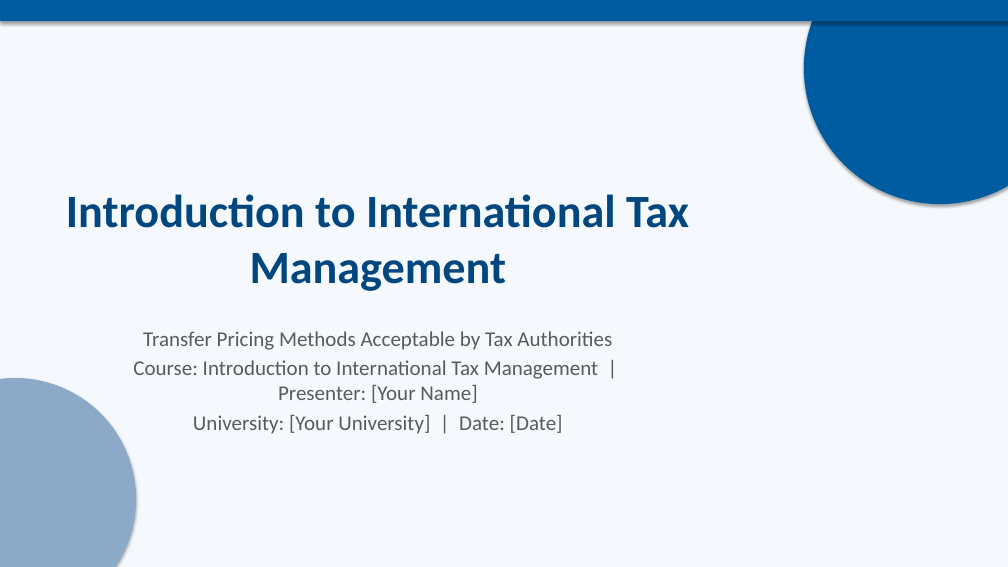
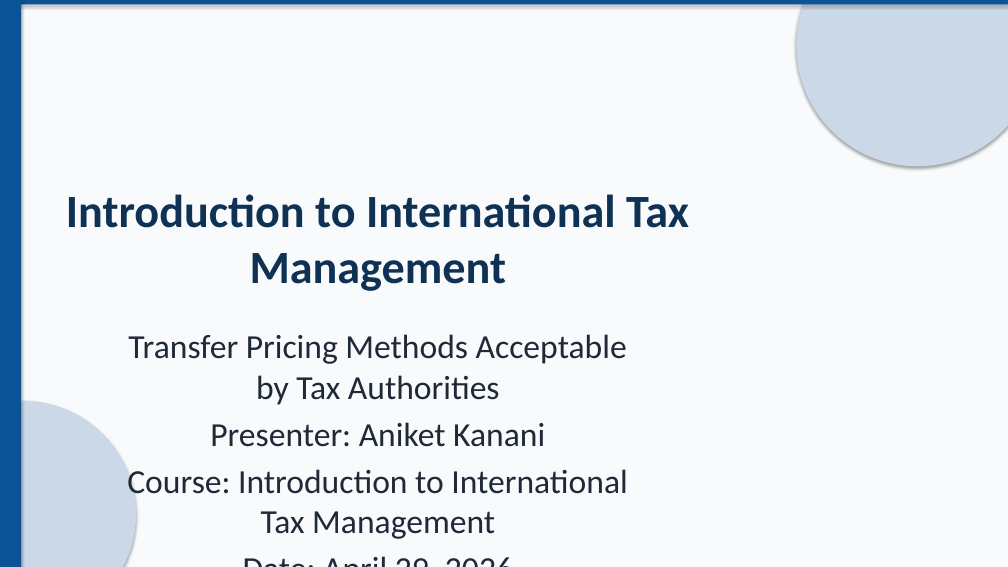
Before and after one commit to aniket-kanani-3107/aniket-kanani-3107.github.io, a slide deck: slide 1 of transfer-pricing-methods.pptx. Drawn at 1008x567 pixels with LibreOffice and Linux fonts; fonts in the diff are those of the drawing. Boxes give left, top, right and bottom in pixels: in the first picture for what was removed or moved away, otherwise in the second. Text is boxed around its words. In the diff, an @@ line names an element or a change of style, - is before the commit and + after.

```diff
--- a/transfer-pricing-methods.pptx
+++ b/transfer-pricing-methods.pptx
@@ background #F5F8FC to #F8FAFC @@
@@ rectangle resized from (x1=0, y1=0, x2=1008, y2=21) to (x1=0, y1=0, x2=1008, y2=5) @@
@@ rectangle at (x1=0, y1=0, x2=1008, y2=5): fill #005CA0 to #0B5394 @@
@@ rectangle added at (x1=0, y1=0, x2=21, y2=567), fill #0B5394 @@
@@ ellipse resized from (x1=0, y1=378, x2=136, y2=567) to (x1=796, y1=0, x2=1008, y2=166) @@
@@ ellipse at (x1=796, y1=0, x2=1008, y2=166): fill #8CAAC8 to #CAD8E8 @@
@@ ellipse removed at (x1=804, y1=0, x2=1008, y2=204) @@
@@ title "Introduction to International Tax Management" at (x1=66, y1=194, x2=689, y2=291): text colour #00467F to #0F3154 @@
@@ subtitle at (x1=128, y1=334, x2=627, y2=405): size 20 to 32 pt, text colour #5A5A5A to #1F2937 in "Transfer Pricing Methods Acceptable by Tax Authorities"; more space between paragraphs @@
@@ ellipse added at (x1=0, y1=401, x2=136, y2=567), fill #CAD8E8 @@
@@ subtitle at (x1=127, y1=422, x2=627, y2=539): text changed; size 20 to 32 pt; text colour #5A5A5A to #1F2937 @@
-Course: Introduction to International Tax Management | Presenter: [Your Name]
-University: [Your University] | Date: [Date]
+Presenter: Aniket Kanani
+Course: Introduction to International Tax Management
+Date: April 29, 2026
```
Also in this commit, not shown: 14 other slides changed.
